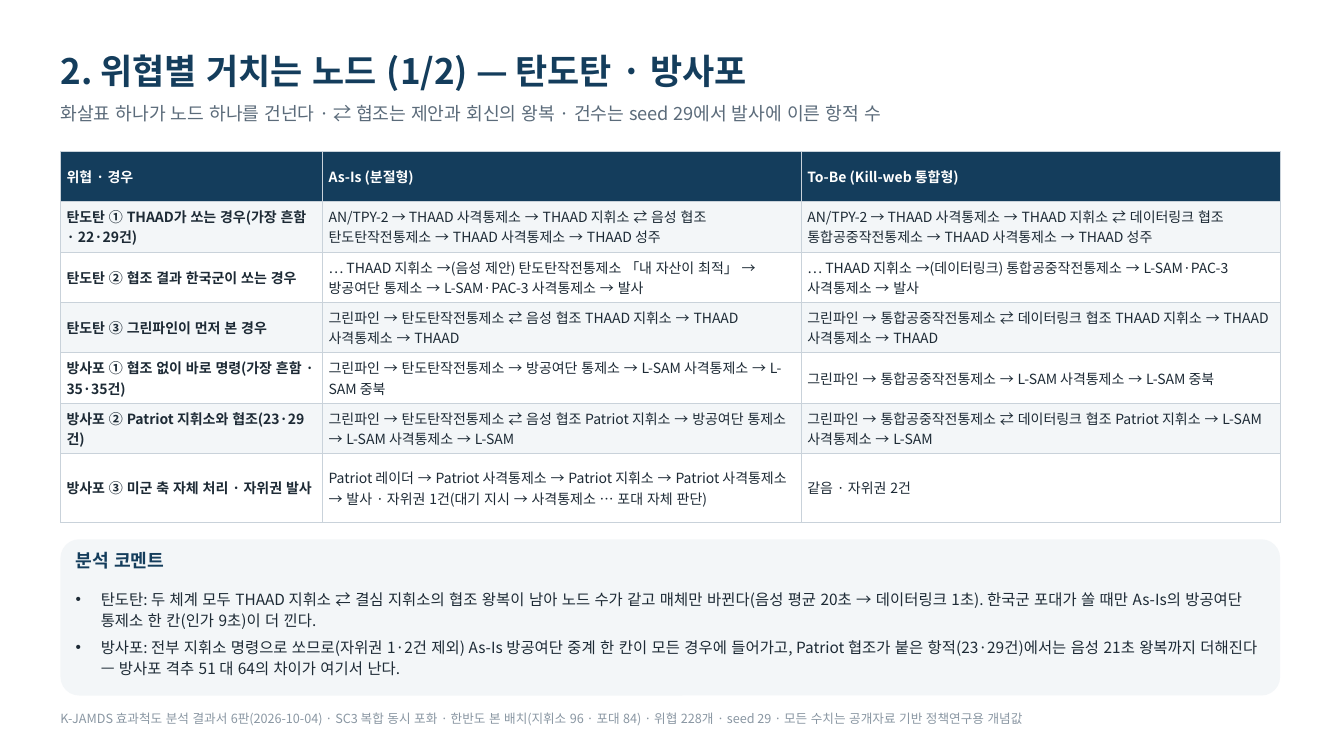
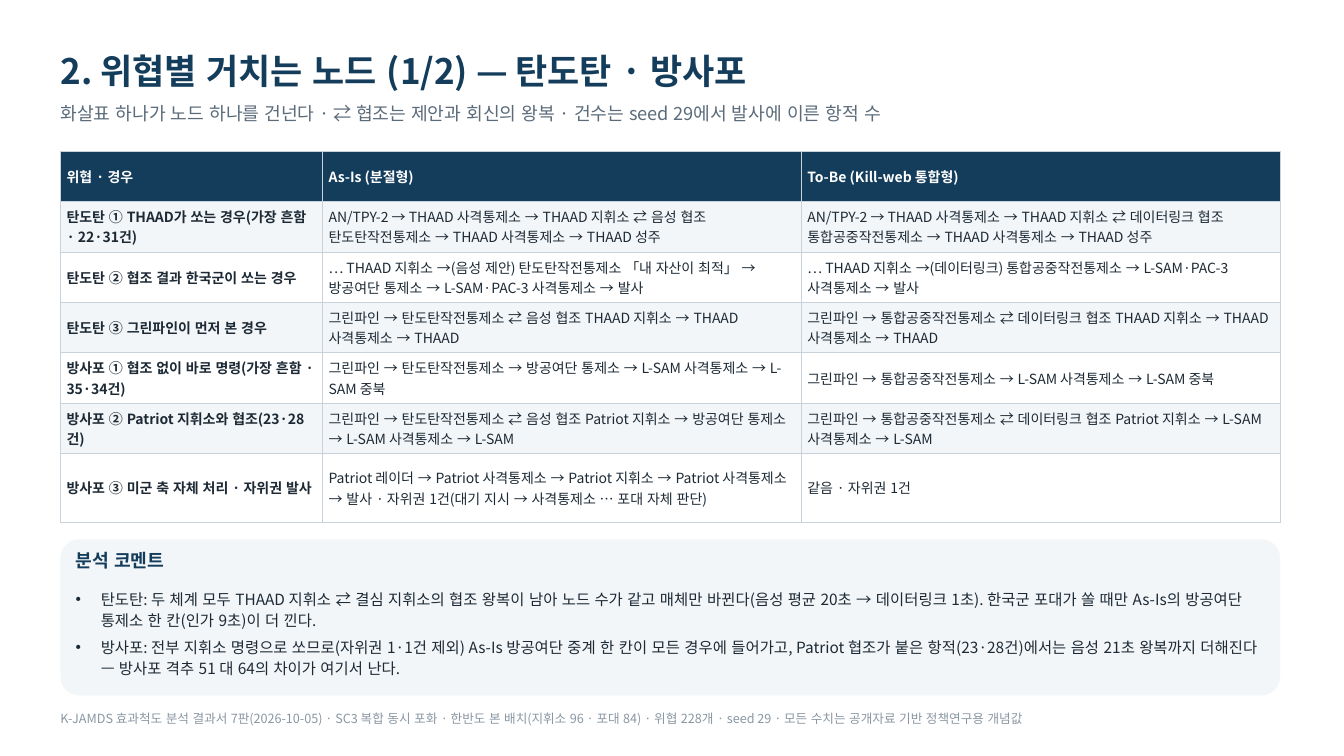
Before and after one commit to DaehyunY00/Air_Defense, a slide deck: slide 3 of K-JAMDS_효과척도_발표정리본.pptx. Drawn at 1344x756 pixels with LibreOffice and Linux fonts; fonts in the diff are those of the drawing. Boxes give left, top, right and bottom in pixels: in the first picture for what was removed or moved away, otherwise in the second. Text is boxed around its words. In the diff, an @@ line names an element or a change of style, - is before the commit and + after.

```diff
--- a/K-JAMDS_효과척도_발표정리본.pptx
+++ b/K-JAMDS_효과척도_발표정리본.pptx
@@ table at [60,151,1280,511] @@
-row 2, column 1: 탄도탄 ① THAAD가 쏘는 경우(가장 흔함 · 22·29건)
+row 2, column 1: 탄도탄 ① THAAD가 쏘는 경우(가장 흔함 · 22·31건)
-row 5, column 1: 방사포 ① 협조 없이 바로 명령(가장 흔함 · 35·35건)
+row 5, column 1: 방사포 ① 협조 없이 바로 명령(가장 흔함 · 35·34건)
-row 6, column 1: 방사포 ② Patriot 지휘소와 협조(23·29건)
+row 6, column 1: 방사포 ② Patriot 지휘소와 협조(23·28건)
-row 7, column 3: 같음 · 자위권 2건
+row 7, column 3: 같음 · 자위권 1건
@@ text at [101,640,1257,676]: text changed @@
-• 방사포: 전부 지휘소 명령으로 쏘므로(자위권 1·2건 제외) As-Is 방공여단 중계 한 칸이 모든 경우에 들어가고, Patriot 협조가 붙은 항적(23·29건)에서는 음성 21초 왕복까지 더해진다 — 방사포 격추 51 대 64의 차이가 여기서 난다.
+• 방사포: 전부 지휘소 명령으로 쏘므로(자위권 1·1건 제외) As-Is 방공여단 중계 한 칸이 모든 경우에 들어가고, Patriot 협조가 붙은 항적(23·28건)에서는 음성 21초 왕복까지 더해진다 — 방사포 격추 51 대 64의 차이가 여기서 난다.
@@ text at [60,712,1023,725]: text changed @@
-K-JAMDS 효과척도 분석 결과서 6판(2026-10-04) · SC3 복합 동시 포화 · 한반도 본 배치(지휘소 96 · 포대 84) · 위협 228개 · seed 29 · 모든 수치는 공개자료 기반 정책연구용 개념값
+K-JAMDS 효과척도 분석 결과서 7판(2026-10-05) · SC3 복합 동시 포화 · 한반도 본 배치(지휘소 96 · 포대 84) · 위협 228개 · seed 29 · 모든 수치는 공개자료 기반 정책연구용 개념값
```
Also in this commit, not shown: 10 other slides changed, 9 other files.
